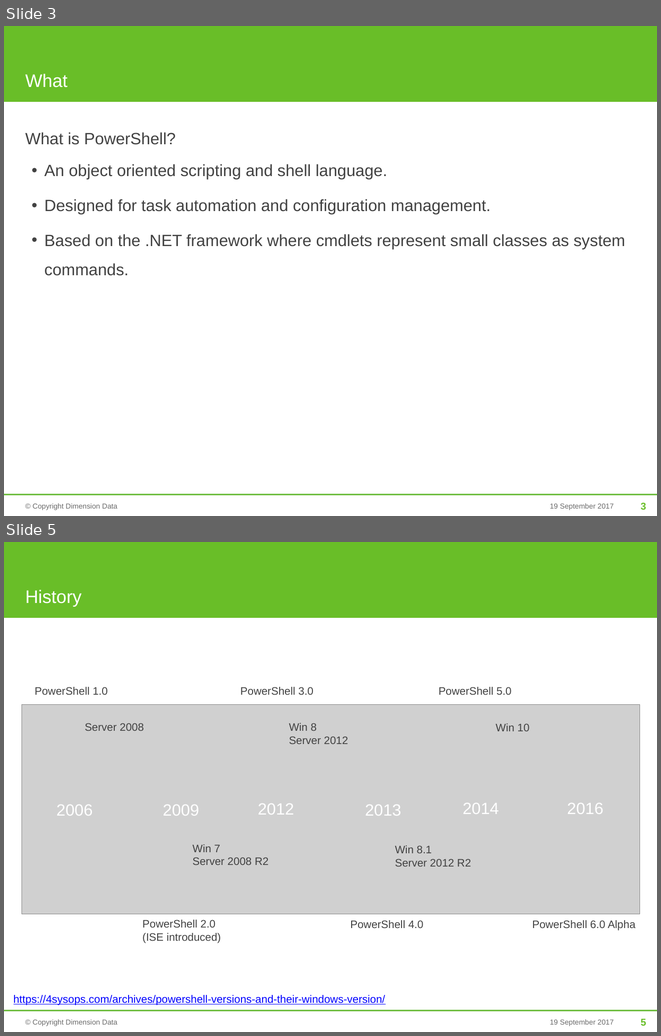
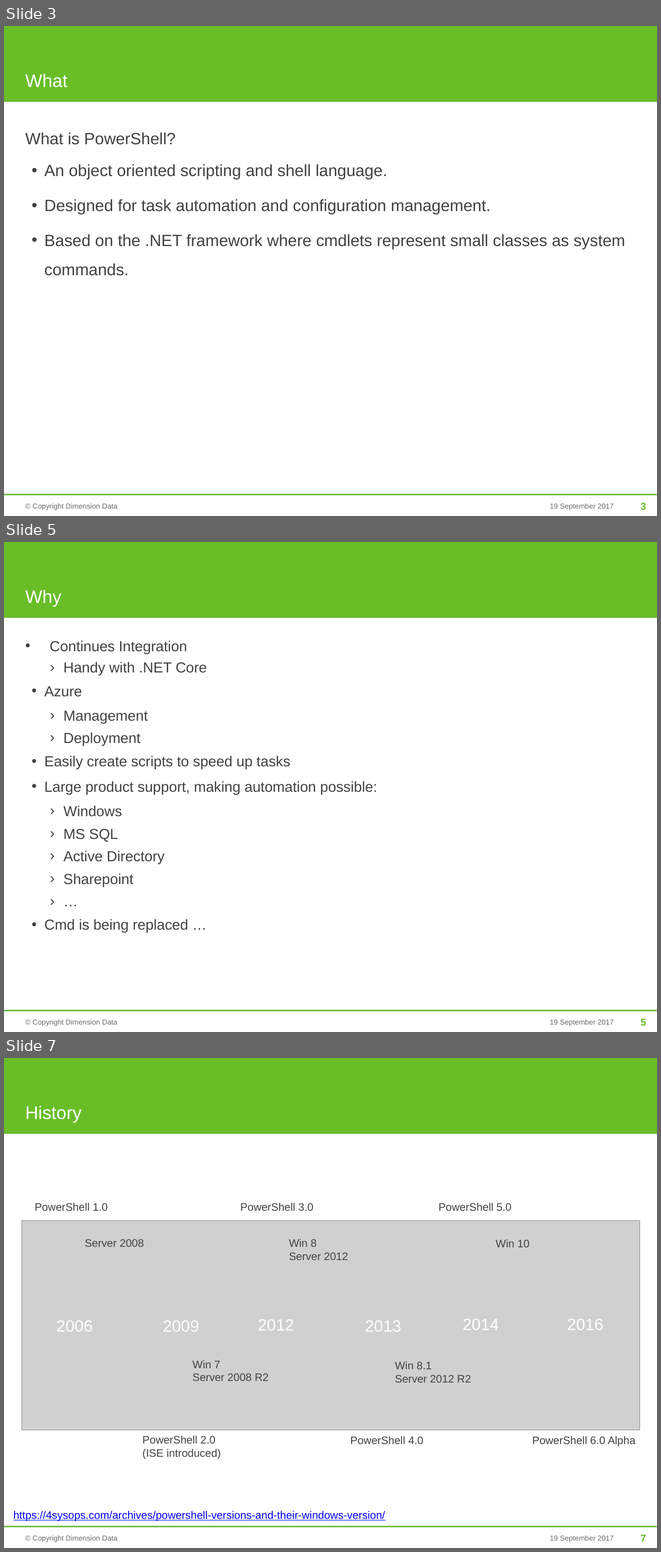
Before and after one commit to mjrio/mjr-tooling-poweshell, a slide deck: BasicPowerShell.pptx. Shown one above the other, each under a label of ours: slides 3 and 5 before the commit, slides 3, 5 and 7 after it; the slides between them are not shown. The pictures are 661x1036 and 661x1552 pixels, drawn with LibreOffice and Linux fonts; fonts in the diff are those of the drawing; grey boxes stand for pictures; background and template pictures are left out. Boxes give left, top, right and bottom in pixels: in the first picture for what was removed or moved away, otherwise in the second. Text is boxed around its words. In the diff, an @@ line names an element or a change of style, - is before the commit and + after.

```diff
--- a/BasicPowerShell.pptx
+++ b/BasicPowerShell.pptx
@@ slide 5 added at <box>4,542,657,1032</box>, background #FFFFFF; not listed: 5 template elements that a slide beside it also shows @@
@@ title added at <box>25,590,61,607</box>, 20 pt, text #FFFFFF @@
+Why
@@ text added at <box>44,641,377,933</box>, 16 pt, text #414141 @@
+• Continues Integration
+    › Handy with .NET Core
+  • Azure
+    › Management
+    › Deployment
+  • Easily create scripts to speed up tasks
+  • Large product support, making automation possible:
+    › Windows
+    › MS SQL
+    › Active Directory
+    › Sharepoint
+    › …
+  • Cmd is being replaced …
@@ what was slide 5 is now slide 7 @@
@@ page number at <box>641,1534,646,1541</box>: text changed @@
-5
+7
```
Also in this commit, not shown: 10 slides changed, 1 other slide added, 1 other file.
